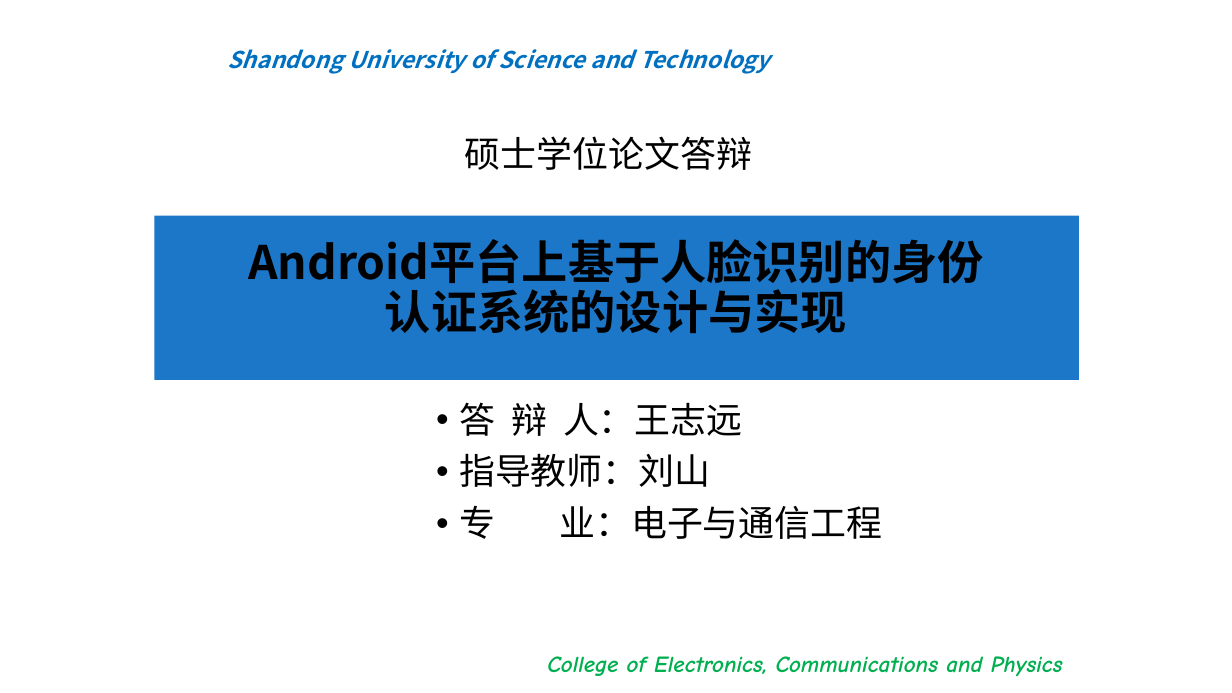
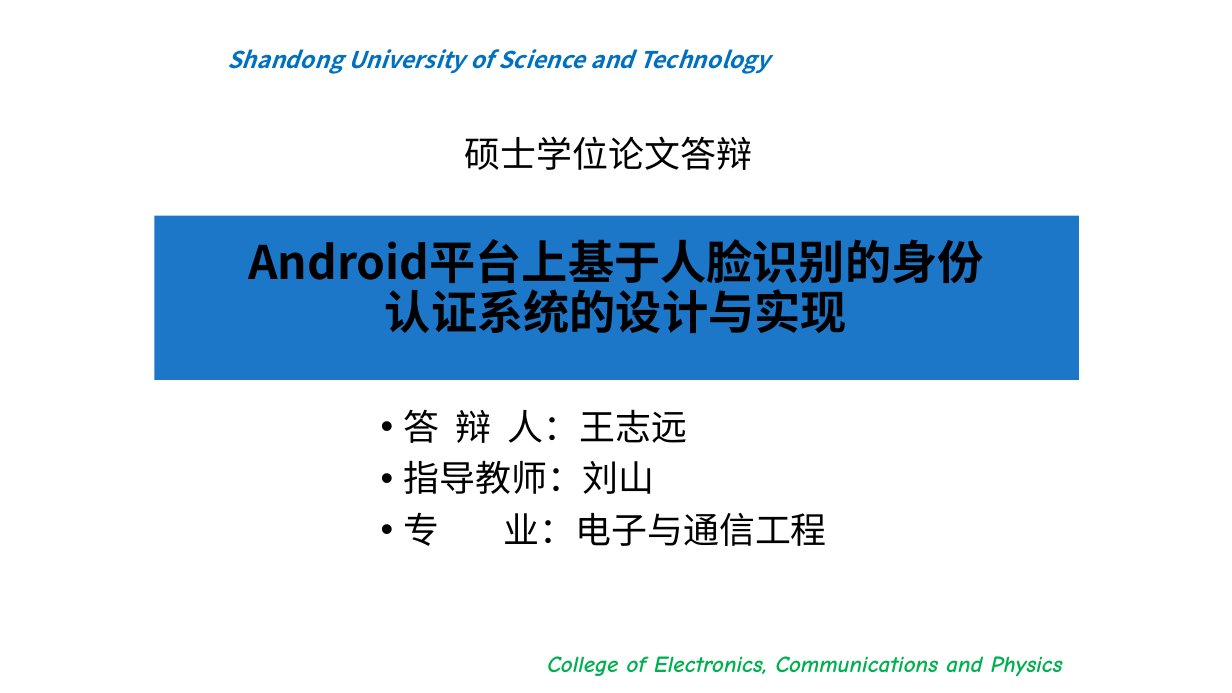
Before and after one commit to bigflyboy/biyelunwen, a slide deck: slide 1 of 王志远毕业答辩.pptx. Drawn at 1232x693 pixels with LibreOffice and Linux fonts; fonts in the diff are those of the drawing; background and template pictures are left out. Boxes give left, top, right and bottom in pixels: in the first picture for what was removed or moved away, otherwise in the second. Text is boxed around its words. In the diff, an @@ line names an element or a change of style, - is before the commit and + after.

```diff
--- a/王志远毕业答辩.pptx
+++ b/王志远毕业答辩.pptx
@@ subtitle "答 辩 人：王志远": place and size @@
-subtitle "答 辩 人：王志远" at <box>459,402,882,539</box>
+subtitle "答 辩 人：王志远" at <box>404,409,827,546</box>
```
Also in this commit, not shown: 3 other slides changed, 10 slides added, 1 other file.
